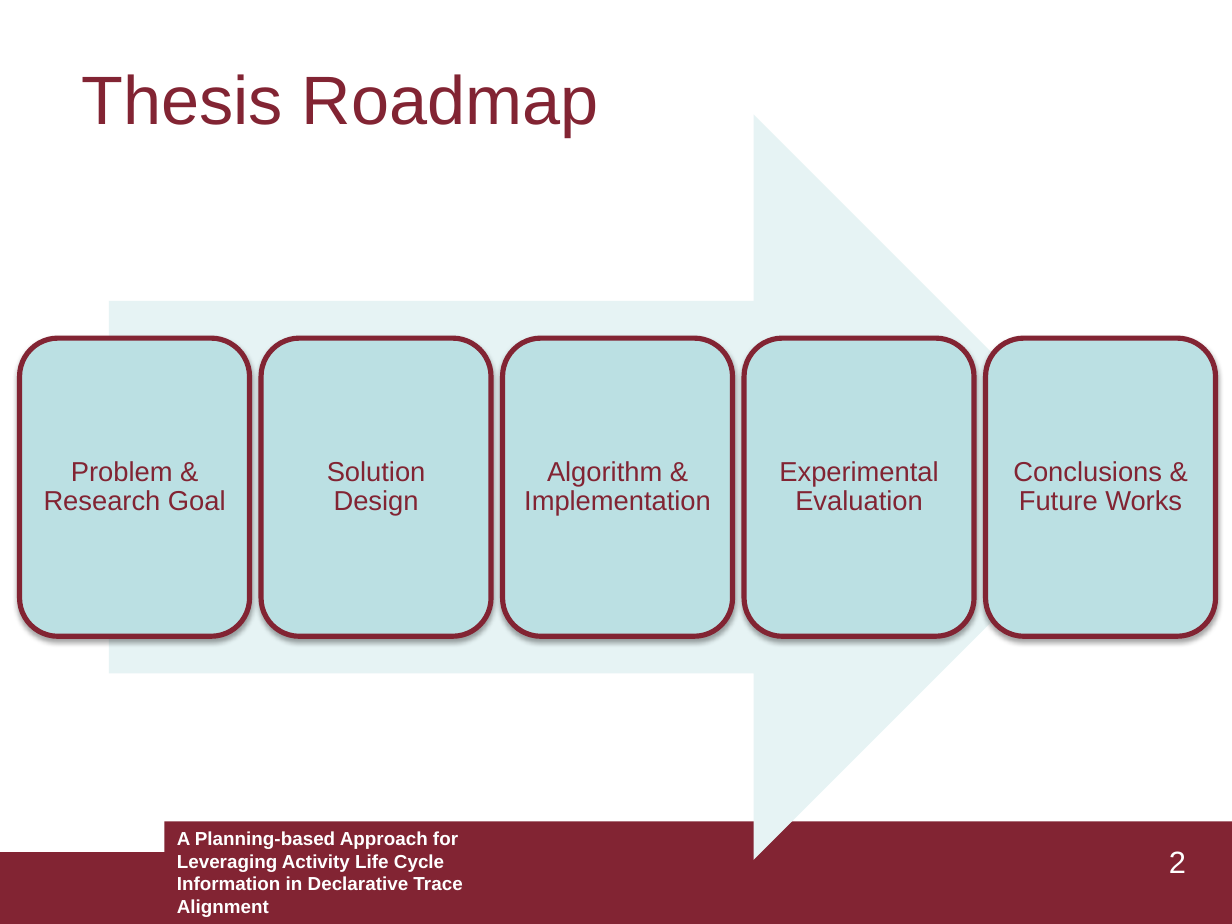
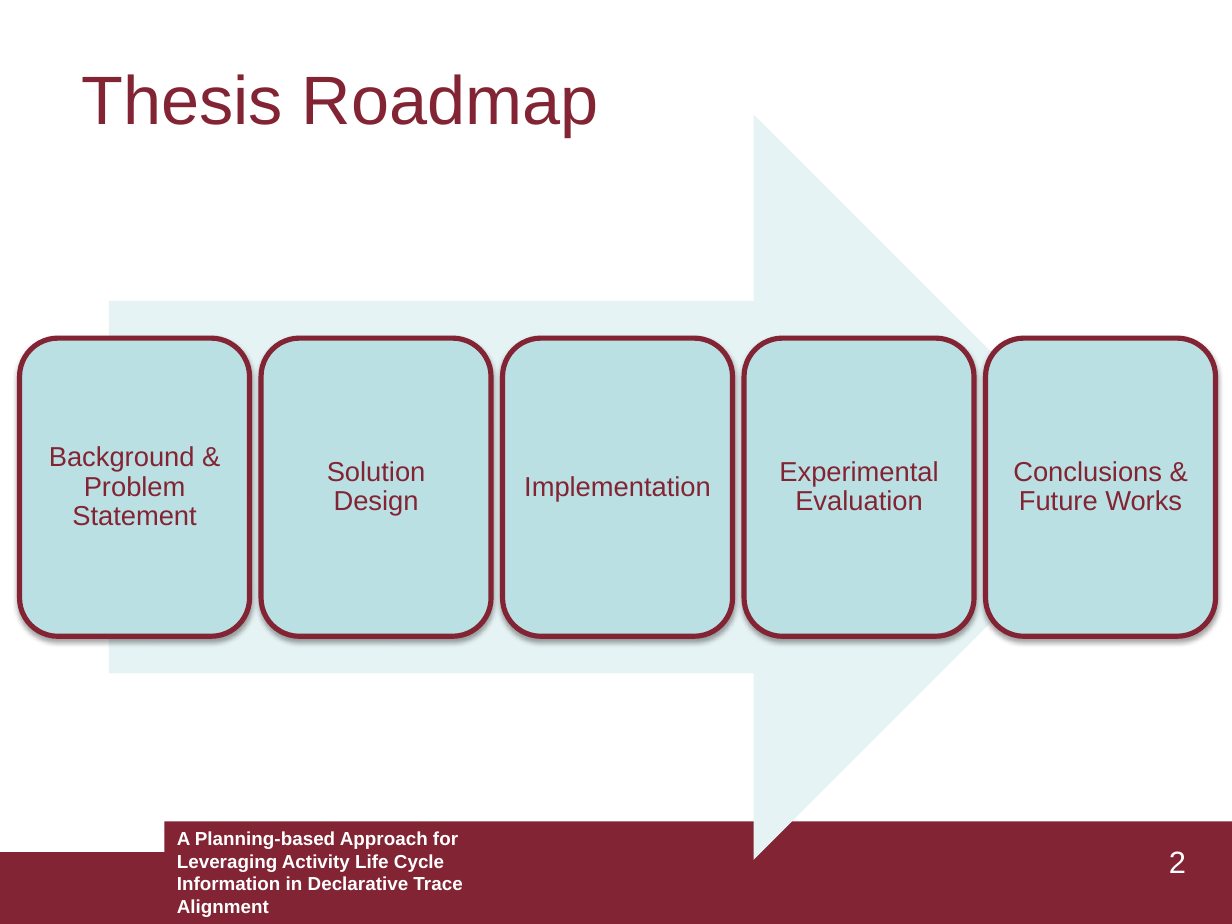
Before and after one commit to GianmarcoBordin/LifeCycleAligner, a slide deck: slide 2 of presentation/Thesis_presentation.pptx. Drawn at 1232x924 pixels with LibreOffice and Linux fonts; fonts in the diff are those of the drawing. Boxes give left, top, right and bottom in pixels: in the first picture for what was removed or moved away, otherwise in the second. Text is boxed around its words. In the diff, an @@ line names an element or a change of style, - is before the commit and + after.

```diff
--- a/presentation/Thesis_presentation.pptx
+++ b/presentation/Thesis_presentation.pptx
@@ text at box(49, 446, 196, 526): text changed @@
-Problem & Research Goal
+Background & Problem Statement
@@ text at box(524, 476, 711, 501): text changed @@
-Algorithm & Implementation
+Implementation
```
Also in this commit, not shown: 10 other slides changed, 1 slide added, 1 slide removed, 1 other file.
